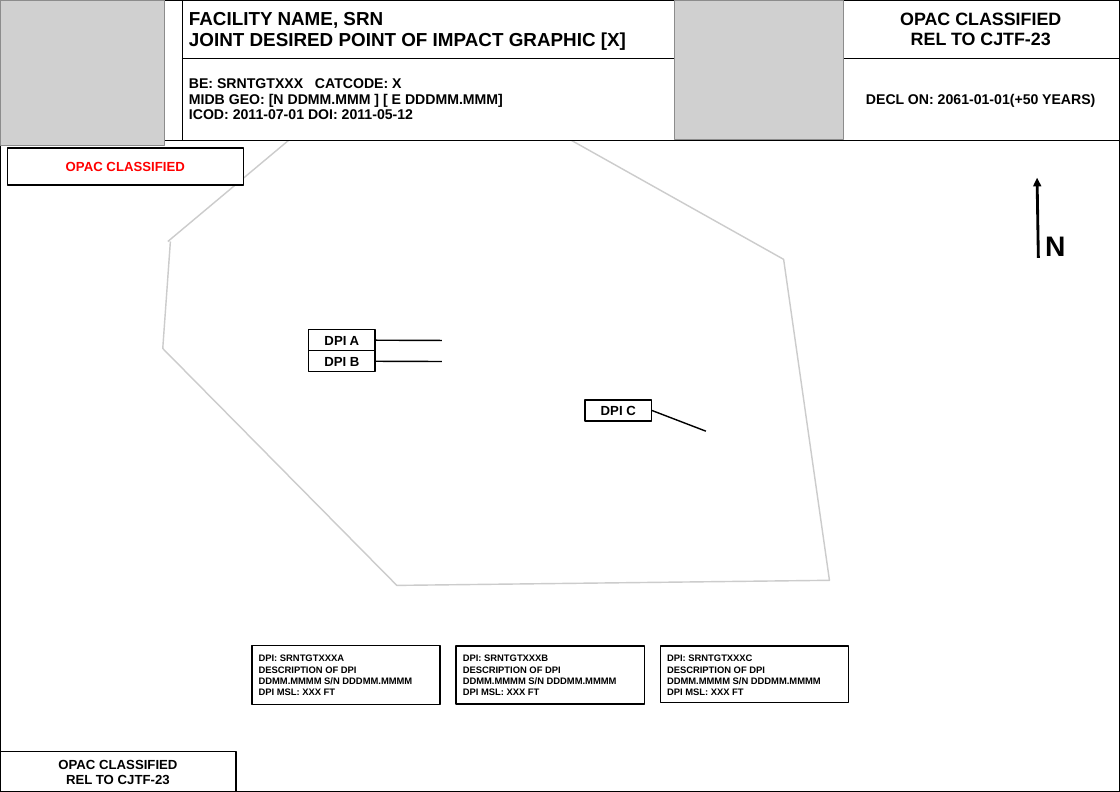
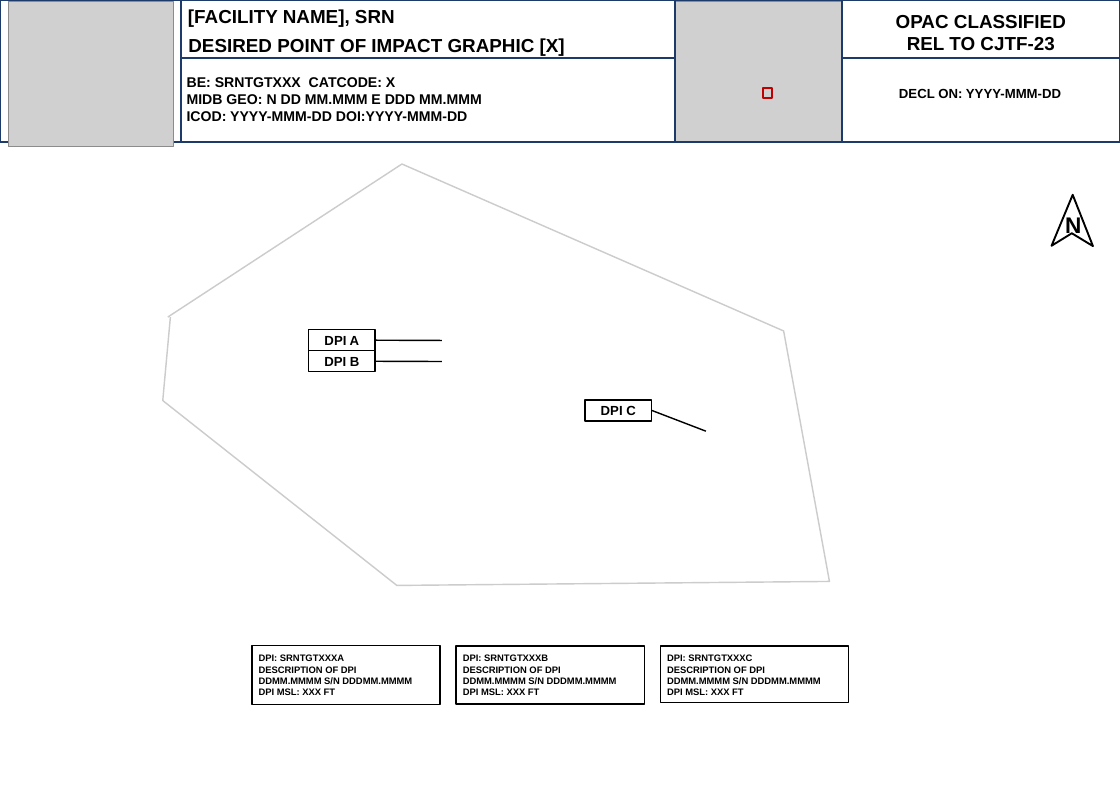
Before and after one commit to 132nd-vWing/OPAT-background, a slide deck: slide 4 of INTEL/Target Folders/OPAC VIS Template - Target Folder.pptx. Drawn at 1120x792 pixels with LibreOffice and Linux fonts; fonts in the diff are those of the drawing; grey boxes stand for pictures. Boxes give left, top, right and bottom in pixels: in the first picture for what was removed or moved away, otherwise in the second. Text is boxed around its words. In the diff, an @@ line names an element or a change of style, - is before the commit and + after.

```diff
--- a/INTEL/Target Folders/OPAC VIS Template - Target Folder.pptx
+++ b/INTEL/Target Folders/OPAC VIS Template - Target Folder.pptx
@@ table removed at [0, 0, 1120, 792], 3 rows, 4 columns @@
- | FACILITY NAME, SRN / JOINT DESIRED POINT OF IMPACT GRAPHIC [X] | MAP / OVERVIEW | OPAC CLASSIFIED / REL TO CJTF-23
- | BE: SRNTGTXXX CATCODE: X / MIDB GEO: [N DDMM.MMM ] [ E DDDMM.MMM] / ICOD: 2011-07-01 DOI: 2011-05-12 |  | DECL ON: 2061-01-01(+50 YEARS)
- |  |  | 
@@ picture: place and size @@
-picture at [0, 0, 165, 145]
+picture at [8, 1, 173, 146]
@@ text "OPAC CLASSIFIED REL TO CJTF-23": place and size @@
-text "OPAC CLASSIFIED REL TO CJTF-23" at [0, 751, 236, 792]
+text "OPAC CLASSIFIED REL TO CJTF-23" at [896, 15, 1066, 51]
@@ text "OPAC CLASSIFIED REL TO CJTF-23" at [896, 15, 1066, 51]: vertical alignment middle to top; fill #FFFFFF to none; outline #000000 1.5 pt to none @@
@@ text at [896, 15, 1066, 51]: text changed; size 14 to 20 pt @@
-OPAC CLASSIFIED
-REL TO CJTF-23
+OPAC CLASSIFIED
+REL TO CJTF-23
@@ text added at [188, 38, 565, 56], 20 pt, text #000000, bold @@
+DESIRED POINT OF IMPACT GRAPHIC [X]
@@ group added at [0, 0, 1120, 142]: 7 rectangles, 3 texts @@
+[FACILITY NAME], SRN
+BE: SRNTGTXXX CATCODE: X
+MIDB GEO: N DD MM.MMM E DDD MM.MMM
+ICOD: YYYY-MMM-DD DOI:YYYY-MMM-DD
+DECL ON: YYYY-MMM-DD
@@ rectangle removed at [7, 148, 243, 186] @@
-OPAC CLASSIFIED
@@ freeform shape: place and size @@
-freeform shape at [163, 45, 829, 585]
+freeform shape at [163, 164, 829, 585]
@@ arrow removed from (1039, 258) to (1037, 178) @@
@@ freeform shape added at [1052, 195, 1093, 247], fill #FFFFFF, outline #000000 2 pt @@
@@ text "N": place and size @@
-text "N" at [1045, 236, 1065, 256]
+text "N" at [1065, 215, 1081, 238]
@@ text "N" at [1065, 215, 1081, 238]: size 30 to 24 pt @@
```
Also in this commit, not shown: 13 other slides changed.
